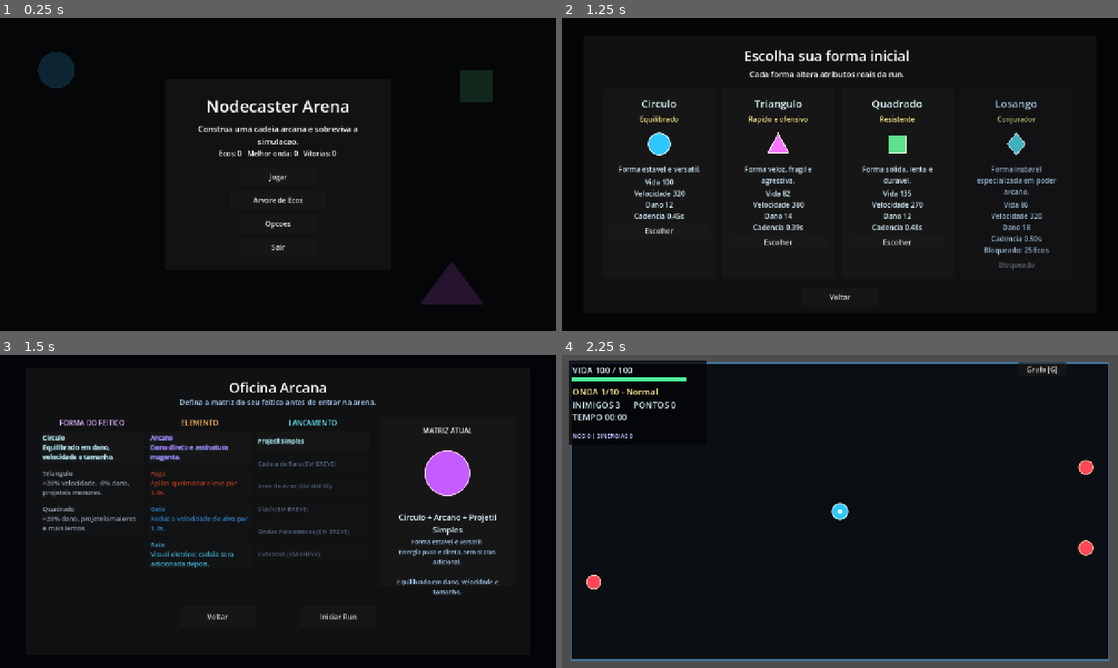
Above: before the commit, frames 1-4 (two rows, left to right).
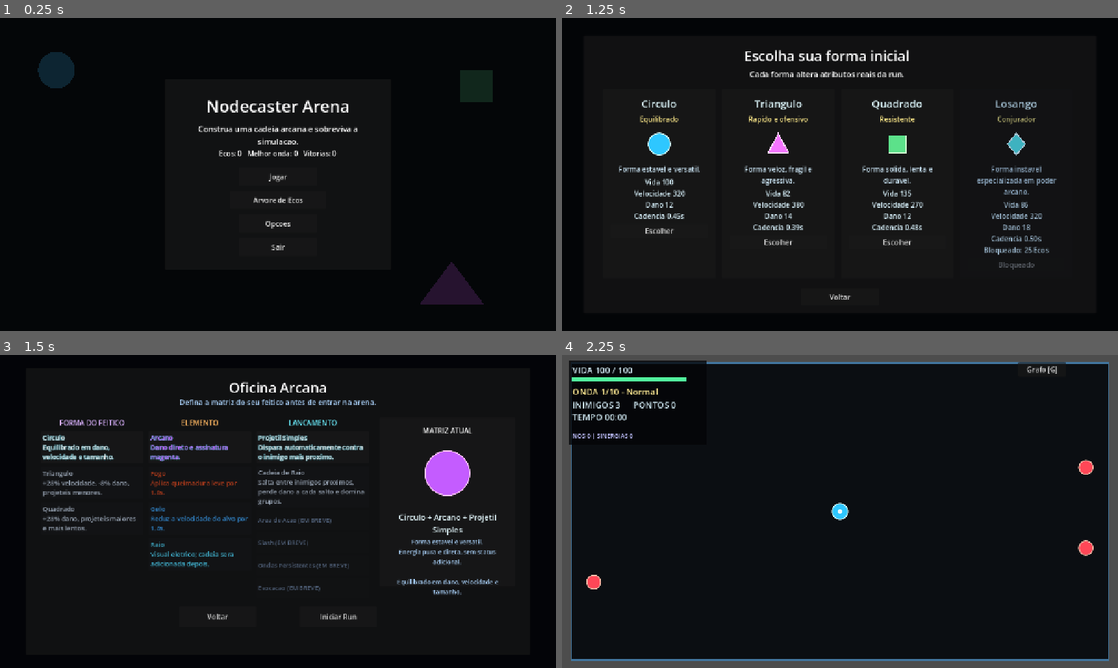
Above: after the commit, the same moments.

Repository: Gustavo-Wallace/nodecaster-arena
Game: Godot game, scene res://scenes/ui/main_menu.tscn
The game is run twice, just before and just after one commit, with the same random seed, the same clock (stepped at 60 frames per second) and the same inputs.
Inputs:
- Up to frame 1 (0.25 s): no input
- Up to frame 2 (1.25 s): click "Jogar" at 0.5 s
- Up to frame 3 (1.5 s): click "Escolher" at 1.25 s
- Up to frame 4 (2.25 s): click "Iniciar Run" at 2 s

Frames 1-2 are identical in both runs. In frame 3, 2.1% of the frame differs, in the area x 46-66%, y 25-76%; in frame 4, nothing differs.

Commit message:
adiciona lancamento cadeia de raio

Diff:
--- /dev/null
+++ b/scenes/effects/chain_lightning_effect.tscn
@@ -0,0 +1,6 @@
+[gd_scene load_steps=2 format=3]
+
+[ext_resource type="Script" path="res://scripts/effects/chain_lightning_effect.gd" id="1_chain"]
+
+[node name="ChainLightningEffect" type="Node2D"]
+script = ExtResource("1_chain")
--- /dev/null
+++ b/scripts/effects/chain_lightning_effect.gd
@@ -0,0 +1,73 @@
+extends Node2D
+
+@export var duration: float = 0.18
+@export var line_width: float = 4.0
+@export var primary_color: Color = Color(0.4, 0.9, 1.0)
+@export var secondary_color: Color = Color(0.9, 0.98, 1.0)
+
+var _time_left: float = 0.0
+var _world_points: Array[Vector2] = []
+var _zigzag_points := PackedVector2Array()
+var _rng := RandomNumberGenerator.new()
+
+
+func _ready() -> void:
+	_rng.randomize()
+	_time_left = duration
+	_build_zigzag()
+	queue_redraw()
+
+
+func setup(world_points: Array[Vector2], new_primary_color: Color, new_secondary_color: Color, new_line_width: float, new_duration: float) -> void:
+	_world_points = world_points.duplicate()
+	primary_color = new_primary_color
+	secondary_color = new_secondary_color
+	line_width = new_line_width
+	duration = new_duration
+
+	if is_node_ready():
+		_time_left = duration
+		_build_zigzag()
+		queue_redraw()
+
+
+func _process(delta: float) -> void:
+	_time_left -= delta
+	queue_redraw()
+	if _time_left <= 0.0:
+		queue_free()
+
+
+func _draw() -> void:
+	if _zigzag_points.size() < 2:
+		return
+
+	var alpha := clampf(_time_left / maxf(duration, 0.001), 0.0, 1.0)
+	var glow_color := Color(primary_color.r, primary_color.g, primary_color.b, alpha * 0.28)
+	var core_color := Color(secondary_color.r, secondary_color.g, secondary_color.b, alpha)
+	draw_polyline(_zigzag_points, glow_color, line_width * 2.4, true)
+	draw_polyline(_zigzag_points, core_color, line_width, true)
+
+	for point in _world_points:
+		draw_circle(point, line_width * 1.45, Color(primary_color.r, primary_color.g, primary_color.b, alpha * 0.44))
+		draw_circle(point, maxf(1.6, line_width * 0.5), core_color)
+
+
+func _build_zigzag() -> void:
+	_zigzag_points.clear()
+	if _world_points.size() < 2:
+		return
+
+	for index in range(_world_points.size() - 1):
+		var start := _world_points[index]
+		var end := _world_points[index + 1]
+		var direction := start.direction_to(end)
+		var distance := start.distance_to(end)
+		var perpendicular := Vector2(-direction.y, direction.x)
+		var segment_count := clampi(int(round(distance / 44.0)), 2, 7)
+		_zigzag_points.append(start)
+		for point_index in range(1, segment_count):
+			var progress := float(point_index) / float(segment_count)
+			var jitter := _rng.randf_range(-10.0, 10.0)
+			_zigzag_points.append(start.lerp(end, progress) + perpendicular * jitter)
+		_zigzag_points.append(end)
--- a/scripts/game/audio_manager.gd
+++ b/scripts/game/audio_manager.gd
@@ -24,6 +24,11 @@
 
 func play_shoot() -> void:
 	_play("shoot", -15.0, _random_pitch(0.96, 1.04), 0.08)
+
+
+func play_chain_cast(jump_count: int = 1) -> void:
+	var pitch := 1.0 + clampf(float(jump_count - 1) * 0.035, 0.0, 0.16)
+	_play("chain_cast", -12.0, pitch, 0.08)
 
 
 func play_enemy_hit() -> void:
@@ -131,6 +136,7 @@
 func _build_streams() -> void:
 	_streams = {
 		"shoot": _make_tone(880.0, 0.055, 0.42, "square", 220.0),
+		"chain_cast": _make_sequence([620.0, 930.0, 1340.0], 0.04, 0.32, "sine"),
 		"enemy_hit": _make_noise(0.055, 0.34),
 		"enemy_death": _make_tone(440.0, 0.18, 0.42, "saw", -260.0),
 		"player_hit": _make_tone(145.0, 0.16, 0.52, "square", -55.0),
--- a/scripts/game/game.gd
+++ b/scripts/game/game.gd
@@ -17,6 +17,7 @@
 const BURST_EFFECT_SCENE := preload("res://scenes/effects/burst_effect.tscn")
 const GEOMETRIC_SHATTER_SCENE := preload("res://scenes/effects/geometric_shatter.tscn")
 const IMPACT_RING_SCENE := preload("res://scenes/effects/impact_ring.tscn")
+const CHAIN_LIGHTNING_EFFECT_SCENE := preload("res://scenes/effects/chain_lightning_effect.tscn")
 const PENTAGON_MINIBOSS_SCENE := preload("res://scenes/enemies/pentagon_miniboss.tscn")
 const HEXAGON_BOSS_SCENE := preload("res://scenes/enemies/hexagon_boss.tscn")
 const RUN_RESULT_PANEL_SCENE := preload("res://scenes/ui/run_result_panel.tscn")
@@ -37,6 +38,12 @@
 @export var projectile_size_multiplier: float = 1.0
 @export var projectile_explosion_radius: float = 0.0
 @export var projectile_explosion_damage_multiplier: float = 0.0
+@export var chain_range: float = 450.0
+@export var chain_jump_range: float = 220.0
+@export var chain_max_jumps: int = 3
+@export var chain_damage_falloff: float = 0.75
+@export var chain_base_damage_multiplier: float = 0.85
+@export var chain_visual_duration: float = 0.18
 @export var base_enemies_per_wave: int = 1
 @export var enemies_added_per_wave: int = 2
 @export var wave_interval: float = 2.0
@@ -96,6 +103,11 @@
 var _opening_charge_time_left: float = 0.0
 var _emergency_pulse_cooldown_left: float = 0.0
 var _graph_open: bool = false
+var _chain_range_bonus: float = 0.0
+var _chain_jump_range_bonus: float = 0.0
+var _chain_bonus_jumps: int = 0
+var _chain_falloff_bonus: float = 0.0
+var _chain_range_multiplier: float = 1.0
 
 
 func _ready() -> void:
@@ -670,6 +682,14 @@
 	if _is_restarting or _run_finished or _reward_open or not is_instance_valid(player):
 		return
 
+	if _is_chain_lightning_delivery():
+		_cast_chain_lightning_spell()
+		return
+
+	_cast_projectile_spell()
+
+
+func _cast_projectile_spell() -> void:
 	var target := _get_nearest_enemy()
 	if target == null:
 		return
@@ -716,6 +736,115 @@
 				"outline_color": Color(1.0, 1.0, 1.0),
 			}
 		)
+
+
+func _cast_chain_lightning_spell() -> void:
+	var parameters := _get_chain_parameters()
+	var visited: Array[Node2D] = []
+	var first_target := _get_chain_target(player.global_position, float(parameters["range"]), visited)
+	if first_target == null:
+		return
+
+	_shot_sequence += 1
+	var catalyzed := _has_meta_skill("catalyzed_shot") and _shot_sequence % maxi(int(_get_meta_effect_value("catalyzed_shot_interval")), 1) == 0
+	var echo_cast := _cutting_echo_interval > 0 and _shot_sequence % _cutting_echo_interval == 0
+	var base_damage := maxi(1, int(round(float(projectile_damage) * float(parameters["damage_multiplier"]) * (1.8 if catalyzed else 1.0))))
+	var max_jumps := int(parameters["max_jumps"]) + (1 if echo_cast else 0)
+	if echo_cast:
+		base_damage = maxi(1, int(round(float(base_damage) * _cutting_echo_damage_multiplier)))
+	if catalyzed:
+		_spawn_floating_text("CATALISADO", player.global_position + Vector2(0.0, -42.0), Color(1.0, 0.66, 0.94), 0.46)
+	if echo_cast:
+		_spawn_floating_text("ECO", player.global_position + Vector2(0.0, -64.0), Color(0.72, 1.0, 0.94), 0.42)
+
+	var chain_points: Array[Vector2] = [player.global_position]
+	var current_target := first_target
+	for hit_index in range(max_jumps + 1):
+		if not is_instance_valid(current_target):
+			break
+
+		var target_position := current_target.global_position
+		var hit_damage := maxi(1, int(round(float(base_damage) * pow(float(parameters["falloff"]), float(hit_index)))))
+		chain_points.append(target_position)
+		visited.append(current_target)
+		_apply_chain_hit(current_target, hit_damage)
+
+		if hit_index == 0 and projectile_explosion_radius > 0.0 and projectile_explosion_damage_multiplier > 0.0:
+			_on_projectile_explosion_requested(target_position, projectile_explosion_radius, int(round(float(hit_damage) * projectile_explosion_damage_multiplier)))
+
+		current_target = _get_chain_target(target_position, float(parameters["jump_range"]), visited)
+
+	_spawn_chain_lightning_effect(chain_points, float(parameters["visual_width"]))
+	_play_chain_audio(chain_points.size() - 1)
+
+
+func _is_chain_lightning_delivery() -> bool:
+	return str(selected_spell_summary.get("delivery_id", "simple_projectile")) == "chain_lightning"
+
+
+func _get_chain_parameters() -> Dictionary:
+	var range_multiplier := float(_spell_attributes.get("chain_range_multiplier", 1.0)) * _chain_range_multiplier
+	var jump_range_multiplier := float(_spell_attributes.get("chain_jump_range_multiplier", 1.0))
+	var falloff_multiplier := float(_spell_attributes.get("chain_falloff_multiplier", 1.0))
+	return {
+		"range": (chain_range * range_multiplier) + _chain_range_bonus,
+		"jump_range": (chain_jump_range * jump_range_multiplier) + _chain_jump_range_bonus,
+		"max_jumps": chain_max_jumps + _chain_bonus_jumps + int(_spell_attributes.get("chain_bonus_jumps", 0)),
+		"falloff": clampf(chain_damage_falloff * falloff_multiplier + _chain_falloff_bonus, 0.45, 0.95),
+		"damage_multiplier": chain_base_damage_multiplier,
+		"visual_width": 4.0 * float(_spell_attributes.get("chain_visual_width_multiplier", 1.0)),
+	}
+
+
+func _get_chain_target(origin: Vector2, max_range: float, excluded: Array[Node2D]) -> Node2D:
+	var nearest_enemy: Node2D = null
+	var nearest_distance := max_range * max_range
+
+	for enemy in enemies.duplicate():
+		if not is_instance_valid(enemy) or excluded.has(enemy):
+			continue
+
+		var distance := origin.distance_squared_to(enemy.global_position)
+		if distance <= nearest_distance:
+			nearest_distance = distance
+			nearest_enemy = enemy
+
+	return nearest_enemy
+
+
+func _apply_chain_hit(enemy: Node2D, damage: int) -> void:
+	if enemy.has_method("take_damage"):
+		enemy.call("take_damage", damage)
+	if enemy.has_method("apply_elemental_effect"):
+		enemy.call(
+			"apply_elemental_effect",
+			str(_spell_attributes.get("element_effect_id", "direct")),
+			float(_spell_attributes.get("element_effect_power", 0.0)),
+			damage
+		)
+
+
+func _spawn_chain_lightning_effect(chain_points: Array[Vector2], visual_width: float) -> void:
+	if chain_points.size() < 2:
+		return
+
+	var visual_profile := _get_spell_visual_profile()
+	var effect := CHAIN_LIGHTNING_EFFECT_SCENE.instantiate() as Node2D
+	add_child(effect)
+	effect.call(
+		"setup",
+		chain_points,
+		visual_profile.get("primary_color", Color(0.4, 0.9, 1.0)),
+		visual_profile.get("secondary_color", Color(0.9, 0.98, 1.0)),
+		visual_width,
+		chain_visual_duration
+	)
+
+
+func _play_chain_audio(hit_count: int) -> void:
+	var audio_manager := get_node_or_null("/root/AudioManager")
+	if audio_manager != null and audio_manager.has_method("play_chain_cast"):
+		audio_manager.call("play_chain_cast", hit_count)
 
 
 func _spawn_projectile(spawn_position: Vector2, direction: Vector2, overrides: Dictionary = {}) -> void:
@@ -953,12 +1082,24 @@
 				player.call("increase_max_health", int(values.get("max_health_bonus", 20)), int(values.get("heal_amount", 12)))
 		"swift_projectile":
 			projectile_speed += float(values.get("projectile_speed_bonus", 80.0))
+			if _is_chain_lightning_delivery():
+				_chain_range_bonus += 52.0
+				_chain_jump_range_bonus += 24.0
 		"initial_fragmentation":
-			projectile_count = mini(projectile_count + int(values.get("projectile_count_bonus", 1)), max_projectile_count)
+			if _is_chain_lightning_delivery():
+				_chain_bonus_jumps += int(values.get("projectile_count_bonus", 1))
+			else:
+				projectile_count = mini(projectile_count + int(values.get("projectile_count_bonus", 1)), max_projectile_count)
 		"piercing":
-			projectile_pierce += int(values.get("pierce_bonus", 1))
+			if _is_chain_lightning_delivery():
+				_chain_falloff_bonus += 0.08 * float(values.get("pierce_bonus", 1))
+			else:
+				projectile_pierce += int(values.get("pierce_bonus", 1))
 		"ricochet":
-			projectile_bounce += int(values.get("bounce_bonus", 1))
+			if _is_chain_lightning_delivery():
+				_chain_bonus_jumps += int(values.get("bounce_bonus", 1))
+			else:
+				projectile_bounce += int(values.get("bounce_bonus", 1))
 		"arcane_explosion":
 			projectile_explosion_radius += float(values.get("radius_bonus", 60.0))
 			projectile_explosion_damage_multiplier += float(values.get("damage_multiplier_bonus", 0.5))
@@ -966,6 +1107,8 @@
 			projectile_damage = int(round(float(projectile_damage) * float(values.get("damage_multiplier", 1.4))))
 			projectile_speed *= float(values.get("speed_multiplier", 0.85))
 			projectile_size_multiplier += float(values.get("size_bonus", 0.2))
+			if _is_chain_lightning_delivery():
+				_chain_range_multiplier *= 0.88
 		"cutting_echo":
 			_cutting_echo_interval = int(values.get("shot_interval", 4))
 			_cutting_echo_damage_multiplier += float(values.get("damage_multiplier_bonus", 0.25))
--- a/scripts/spells/spell_blueprint.gd
+++ b/scripts/spells/spell_blueprint.gd
@@ -46,6 +46,11 @@
 		"pierce_bonus": int(shape.get("pierce_bonus", 0)),
 		"duration_multiplier": float(shape.get("duration_multiplier", 1.0)),
 		"area_multiplier": float(shape.get("area_multiplier", 1.0)),
+		"chain_range_multiplier": float(shape.get("chain_range_multiplier", 1.0)),
+		"chain_jump_range_multiplier": float(shape.get("chain_jump_range_multiplier", 1.0)),
+		"chain_visual_width_multiplier": float(shape.get("chain_visual_width_multiplier", 1.0)),
+		"chain_bonus_jumps": 1 if str(element.get("id", "arcane")) == "lightning" else 0,
+		"chain_falloff_multiplier": 1.1 if str(element.get("id", "arcane")) == "lightning" else 1.0,
 		"visual_shape": str(shape.get("visual_shape", "circle")),
 		"fill_color": element.get("primary_color", Color(0.77, 0.36, 1.0)),
 		"outline_color": element.get("secondary_color", Color(1.0, 0.78, 1.0)),
--- a/scripts/spells/spell_delivery_data.gd
+++ b/scripts/spells/spell_delivery_data.gd
@@ -12,9 +12,9 @@
 	"chain_lightning": {
 		"id": "chain_lightning",
 		"display_name": "Cadeia de Raio",
-		"description": "Salta entre inimigos proximos, reduzindo dano a cada salto.",
-		"available": false,
-		"tags": ["futuro", "cadeia"],
+		"description": "Salta entre inimigos proximos, perde dano a cada salto e domina grupos.",
+		"available": true,
+		"tags": ["cadeia", "grupos"],
 	},
 	"area": {
 		"id": "area",
--- a/scripts/spells/spell_shape_data.gd
+++ b/scripts/spells/spell_shape_data.gd
@@ -15,6 +15,9 @@
 		"pierce_bonus": 0,
 		"duration_multiplier": 1.0,
 		"area_multiplier": 1.0,
+		"chain_range_multiplier": 1.0,
+		"chain_jump_range_multiplier": 1.0,
+		"chain_visual_width_multiplier": 1.0,
 		"modifiers_text": "Equilibrado em dano, velocidade e tamanho.",
 	},
 	"triangle": {
@@ -30,6 +33,9 @@
 		"pierce_bonus": 0,
 		"duration_multiplier": 1.0,
 		"area_multiplier": 0.9,
+		"chain_range_multiplier": 1.16,
+		"chain_jump_range_multiplier": 1.08,
+		"chain_visual_width_multiplier": 0.82,
 		"modifiers_text": "+28% velocidade, -8% dano, projeteis menores.",
 	},
 	"square": {
@@ -45,6 +51,9 @@
 		"pierce_bonus": 0,
 		"duration_multiplier": 1.12,
 		"area_multiplier": 1.2,
+		"chain_range_multiplier": 0.9,
+		"chain_jump_range_multiplier": 0.84,
+		"chain_visual_width_multiplier": 1.3,
 		"modifiers_text": "+28% dano, projeteis maiores e mais lentos.",
 	},
 	"star": {
--- a/scripts/ui/spell_crafting_menu.gd
+++ b/scripts/ui/spell_crafting_menu.gd
@@ -49,7 +49,7 @@
 	for delivery in _run_config.call("get_spell_delivery_list"):
 		var data: Dictionary = delivery
 		var available := bool(data.get("available", false))
-		var button := _create_option_button(str(data.get("display_name", "Lancamento")), str(data.get("description", "")), available, true)
+		var button := _create_option_button(str(data.get("display_name", "Lancamento")), str(data.get("description", "")), available, not available)
 		if not available:
 			button.text = "%s (EM BREVE)" % str(data.get("display_name", "Lancamento"))
 		else:
Not shown, added: scripts/effects/chain_lightning_effect.gd.uid
